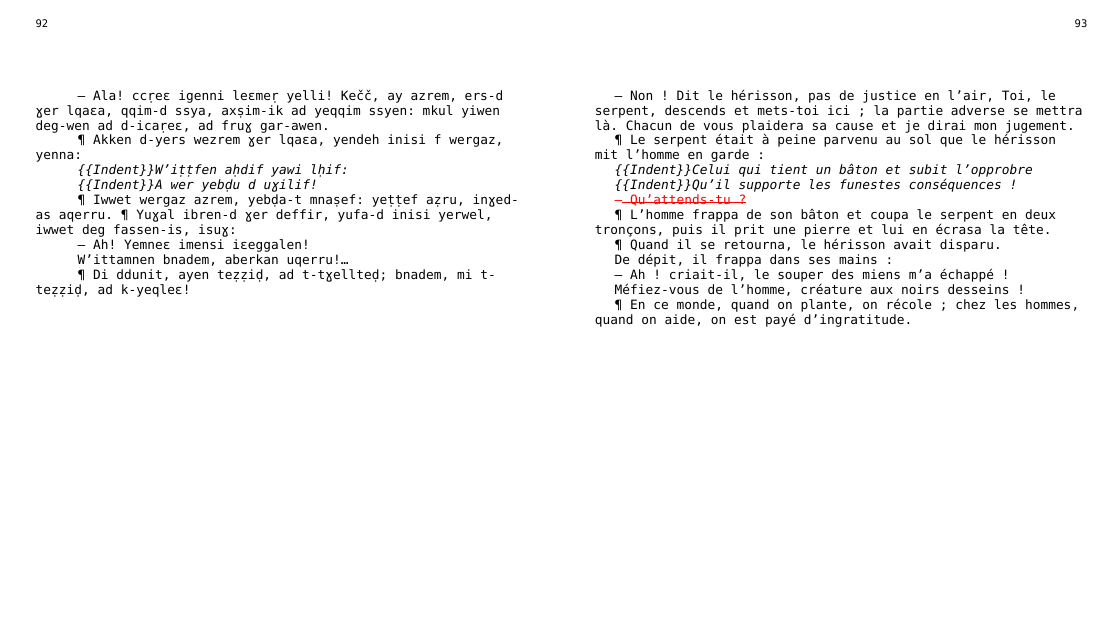
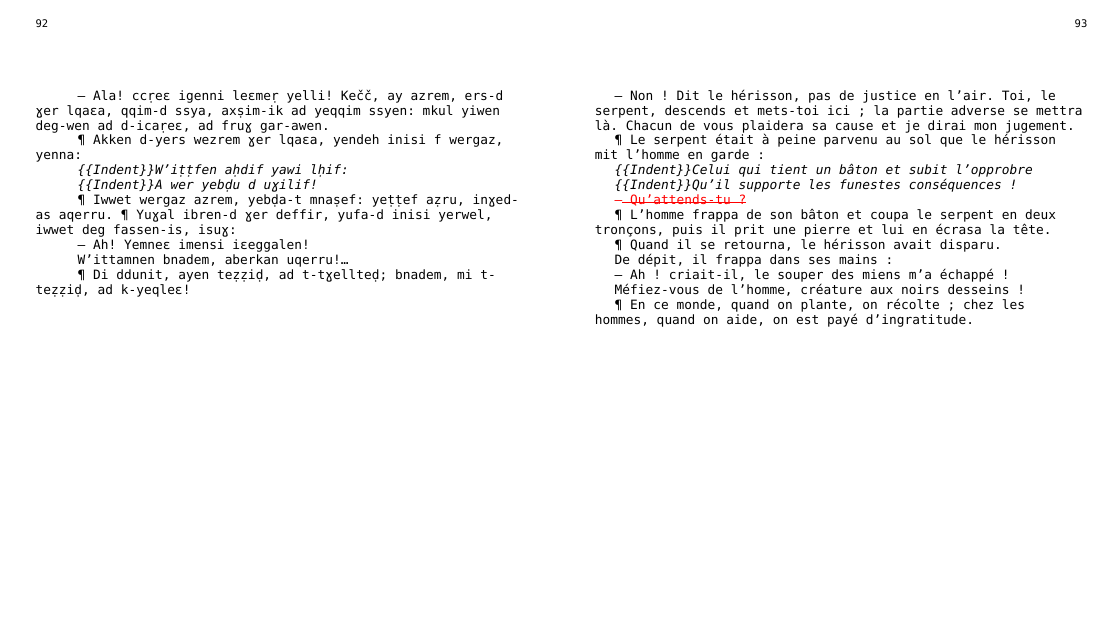
Before and after one commit to sferhah/tamacahut_n_wuccen, a slide deck: slide 44 of Uccen.ConsoleApp/Resources/pptx/uccen.pptx. Drawn at 1120x630 pixels with LibreOffice and Linux fonts; fonts in the diff are those of the drawing. Boxes give left, top, right and bottom in pixels: in the first picture for what was removed or moved away, otherwise in the second. Text is boxed around its words. In the diff, an @@ line names an element or a change of style, - is before the commit and + after.

```diff
--- a/Uccen.ConsoleApp/Resources/pptx/uccen.pptx
+++ b/Uccen.ConsoleApp/Resources/pptx/uccen.pptx
@@ table at <box>27,13,1096,607</box> @@
-row 3, column 3: — Non ! Dit le hérisson, pas de justice en l’air, Toi, le serpent, descends et mets-toi ici ; la partie adverse se mettra là. Chacun de vous plaidera sa cause et je dirai mon jugement. / ¶ Le serpent était à peine parvenu au sol que le hérisson mit l’homme en garde : / {{Indent}}Celui qui tient un bâton et subit l’opprobre / {{Indent}}Qu’il supporte les funestes conséquences ! / — Qu’attends-tu ? / ¶ L’homme frappa de son bâton et coupa le serpent en deux tronçons, puis il prit une pierre et lui en écrasa la tête. / ¶ Quand il se retourna, le hérisson avait disparu. / De dépit, il frappa dans ses mains : / — Ah ! criait-il, le souper des miens m’a échappé ! / Méfiez-vous de l’homme, créature aux noirs desseins ! / ¶ En ce monde, quand on plante, on récole ; chez les hommes, quand on aide, on est payé d’ingratitude.
+row 3, column 3: — Non ! Dit le hérisson, pas de justice en l’air. Toi, le serpent, descends et mets-toi ici ; la partie adverse se mettra là. Chacun de vous plaidera sa cause et je dirai mon jugement. / ¶ Le serpent était à peine parvenu au sol que le hérisson mit l’homme en garde : / {{Indent}}Celui qui tient un bâton et subit l’opprobre / {{Indent}}Qu’il supporte les funestes conséquences ! / — Qu’attends-tu ? / ¶ L’homme frappa de son bâton et coupa le serpent en deux tronçons, puis il prit une pierre et lui en écrasa la tête. / ¶ Quand il se retourna, le hérisson avait disparu. / De dépit, il frappa dans ses mains : / — Ah ! criait-il, le souper des miens m’a échappé ! / Méfiez-vous de l’homme, créature aux noirs desseins ! / ¶ En ce monde, quand on plante, on récolte ; chez les hommes, quand on aide, on est payé d’ingratitude.
```
Also in this commit, not shown: 27 other slides changed, 1 other file.
